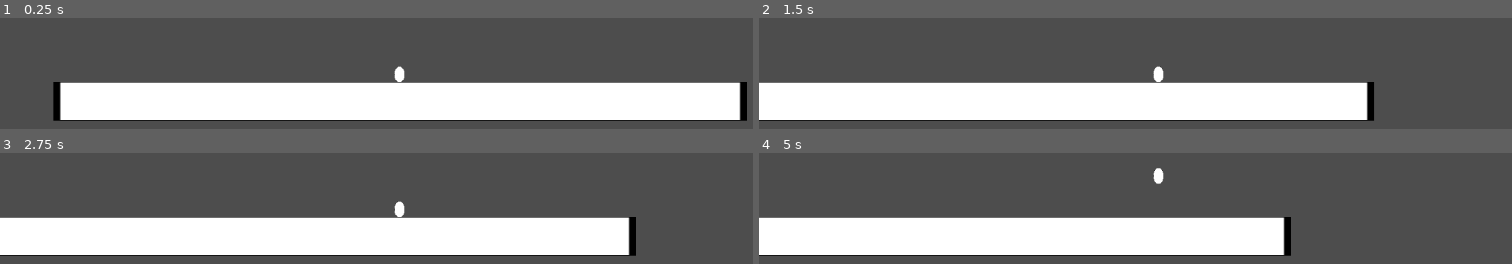
Above: before the commit, frames 1-4 (two rows, left to right).
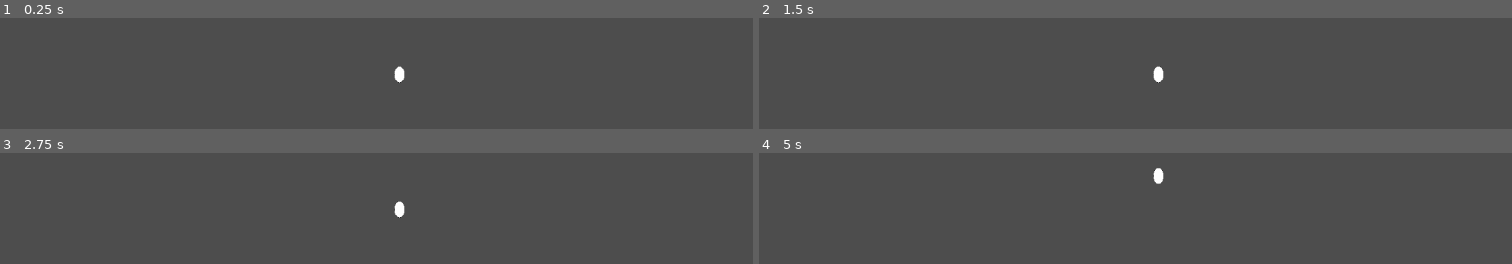
Above: after the commit, the same moments.

Repository: benitsch/Ludum-Dare-56
Game: Godot game, scene res://Testcences/nataTest.tscn
Two runs of this game, one before a commit and one after it. Both use one fixed random seed, a clock stepped at 60 frames per second and the inputs below. The project has no main scene, so this scene is started directly.
Inputs:
- Up to frame 1 (0.25 s): no input
- Up to frame 2 (1.5 s): tap Enter at 0.5 s; hold D (move_right) from 0.53 s (still down); tap W (jump) at 0.77 s
- Up to frame 3 (2.75 s): tap W (jump) at 1.52 s; release D (move_right) at 2.03 s; hold A (move_left) from 2.03 s (still down)
- Up to frame 4 (5 s): release A (move_left) at 2.78 s; hold D (move_right) 2.78-4.28 s; tap W (jump) at 3.02, 3.77, 4.52 s; hold A (move_left) from 4.28 s (still down)

The runs differ from the first frame. In frame 1, 32% of the frame differs, in the area x 7-100%, y 57-93%; in frame 2, 29%; in frame 3, 30%; in frame 4, 25%.

Commit message:
[UPDATE] add arts folders

Diff:
--- a/Testcences/nataTest.tscn
+++ b/Testcences/nataTest.tscn
@@ -1,24 +1,31 @@
-[gd_scene load_steps=4 format=3 uid="uid://cihoecae3ddlq"]
+[gd_scene load_steps=5 format=3 uid="uid://cihoecae3ddlq"]
 
-[ext_resource type="PackedScene" uid="uid://2ir574xuagab" path="res://scenes/player.tscn" id="1_veurf"]
-[ext_resource type="Texture2D" uid="uid://d1u8wew1kyh2i" path="res://DevArt/Square.png" id="2_5fp33"]
+[ext_resource type="PackedScene" uid="uid://2ir574xuagab" path="res://scenes/player.tscn" id="1_4710u"]
+[ext_resource type="Texture2D" uid="uid://d1u8wew1kyh2i" path="res://DevArt/Square.png" id="2_7ljt7"]
+[ext_resource type="PackedScene" uid="uid://yrgq0yh58ulc" path="res://scenes/tilemap.tscn" id="3_hw6x6"]
 
 [sub_resource type="RectangleShape2D" id="RectangleShape2D_ujbt2"]
 size = Vector2(500, 500.001)
 
 [node name="NataTest" type="Node2D"]
 
-[node name="Player" parent="." instance=ExtResource("1_veurf")]
+[node name="Player" parent="." instance=ExtResource("1_4710u")]
 position = Vector2(576, 63)
 
 [node name="testground" type="StaticBody2D" parent="."]
+visible = false
 position = Vector2(577, 107)
 scale = Vector2(2, 0.110202)
 collision_layer = 2
 collision_mask = 33
 
 [node name="Sprite2D" type="Sprite2D" parent="testground"]
-texture = ExtResource("2_5fp33")
+visible = false
+texture = ExtResource("2_7ljt7")
 
 [node name="CollisionShape2D" type="CollisionShape2D" parent="testground"]
+visible = false
 shape = SubResource("RectangleShape2D_ujbt2")
+
+[node name="SampleTilemap" parent="." instance=ExtResource("3_hw6x6")]
+layer_0/tile_data = PackedInt32Array(65536, 65536, 1, 131072, 65536, 2, 196608, 65536, 3, 65537, 131072, 1, 131073, 131072, 2, 196609, 131072, 3, 65538, 196608, 1, 131074, 327680, 1, 196610, 131072, 2, 131075, 196608, 1, 196611, 196608, 3)
--- a/project.godot
+++ b/project.godot
@@ -46,6 +46,16 @@
 "events": [Object(InputEventKey,"resource_local_to_scene":false,"resource_name":"","device":-1,"window_id":0,"alt_press …(195 unchanged characters)…
 ]
 }
+ZoomOut={
+"deadzone": 0.5,
+"events": [Object(InputEventKey,"resource_local_to_scene":false,"resource_name":"","device":-1,"window_id":0,"alt_pressed":false,"shift_pressed":false,"ctrl_pressed":false,"meta_pressed":false,"pressed":false,"keycode":0,"physical_keycode":90,"key_label":0,"unicode":121,"location":0,"echo":false,"script":null)
+]
+}
+ZoomIn={
+"deadzone": 0.5,
+"events": [Object(InputEventKey,"resource_local_to_scene":false,"resource_name":"","device":-1,"window_id":0,"alt_pressed":false,"shift_pressed":false,"ctrl_pressed":false,"meta_pressed":false,"pressed":false,"keycode":0,"physical_keycode":88,"key_label":0,"unicode":120,"location":0,"echo":false,"script":null)
+]
+}
 
 [layer_names]
 
--- a/scenes/tilemap.tscn
+++ b/scenes/tilemap.tscn
@@ -2,26 +2,27 @@
 
 [ext_resource type="Texture2D" uid="uid://donfrdihpabyx" path="res://DevArt/Tileset01.png" id="1_r77g5"]
 
-[sub_resource type="TileSetAtlasSource" id="TileSetAtlasSource_gx0nj"]
+[sub_resource type="TileSetAtlasSource" id="TileSetAtlasSource_bwbyb"]
 texture = ExtResource("1_r77g5")
-texture_region_size = Vector2i(64, 64)
+texture_region_size = Vector2i(256, 256)
 1:1/0 = 0
 2:1/0 = 0
+3:1/0 = 0
+5:1/0 = 0
+6:1/0 = 0
+1:2/0 = 0
 2:2/0 = 0
+3:2/0 = 0
+1:3/0 = 0
 2:3/0 = 0
 3:3/0 = 0
-3:2/0 = 0
-3:1/0 = 0
-1:2/0 = 0
-1:3/0 = 0
-4:1/0 = 0
-5:1/0 = 0
 
 [sub_resource type="TileSet" id="TileSet_8ik4l"]
-tile_size = Vector2i(64, 64)
-sources/0 = SubResource("TileSetAtlasSource_gx0nj")
+tile_size = Vector2i(256, 256)
+physics_layer_0/collision_layer = 2
+physics_layer_0/collision_mask = 33
+sources/0 = SubResource("TileSetAtlasSource_bwbyb")
 
 [node name="SampleTilemap" type="TileMap"]
 tile_set = SubResource("TileSet_8ik4l")
-rendering_quadrant_size = 64
 format = 2
Not shown, added: DevArt/Tileset02.png.import
Not shown, added: DevArt/ref/Fall (32x32).png.import
Not shown, added: DevArt/ref/Idle (32x32).png.import
Not shown, added: DevArt/ref/Jump (32x32).png.import
Not shown, added: DevArt/ref/Run (32x32).png.import
Not shown, added: DevArt/enemy/.gitkeep
Not shown, added: DevArt/enviroment/.gitkeep
Not shown, added: DevArt/player/.gitkeep
